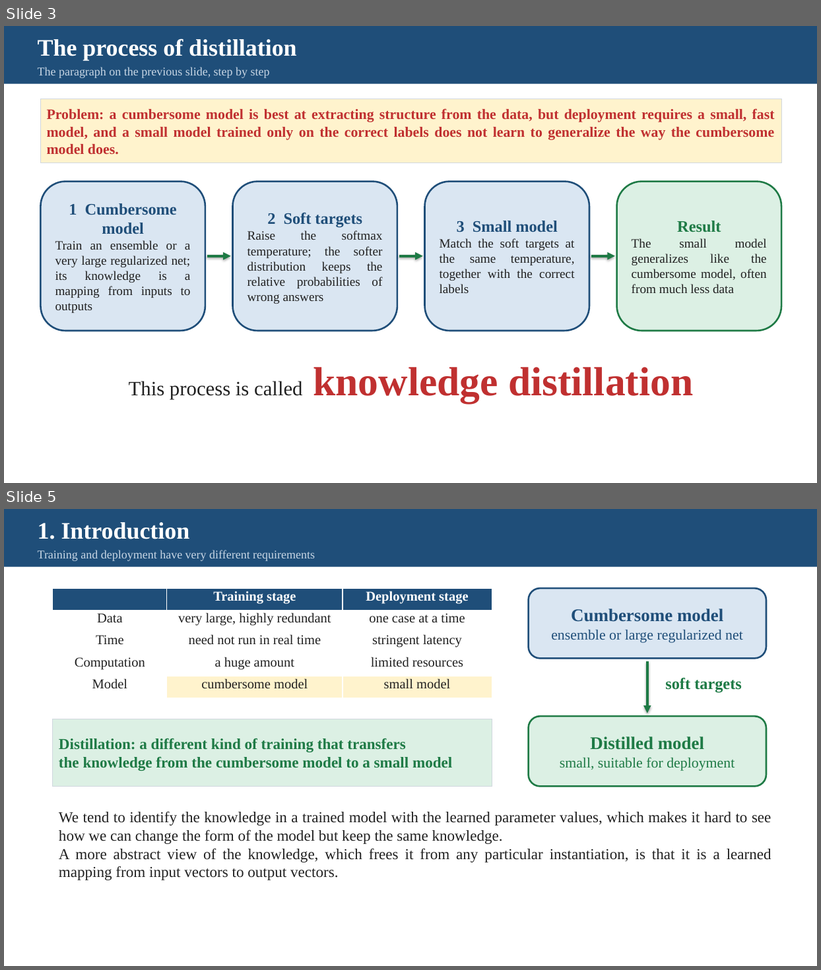
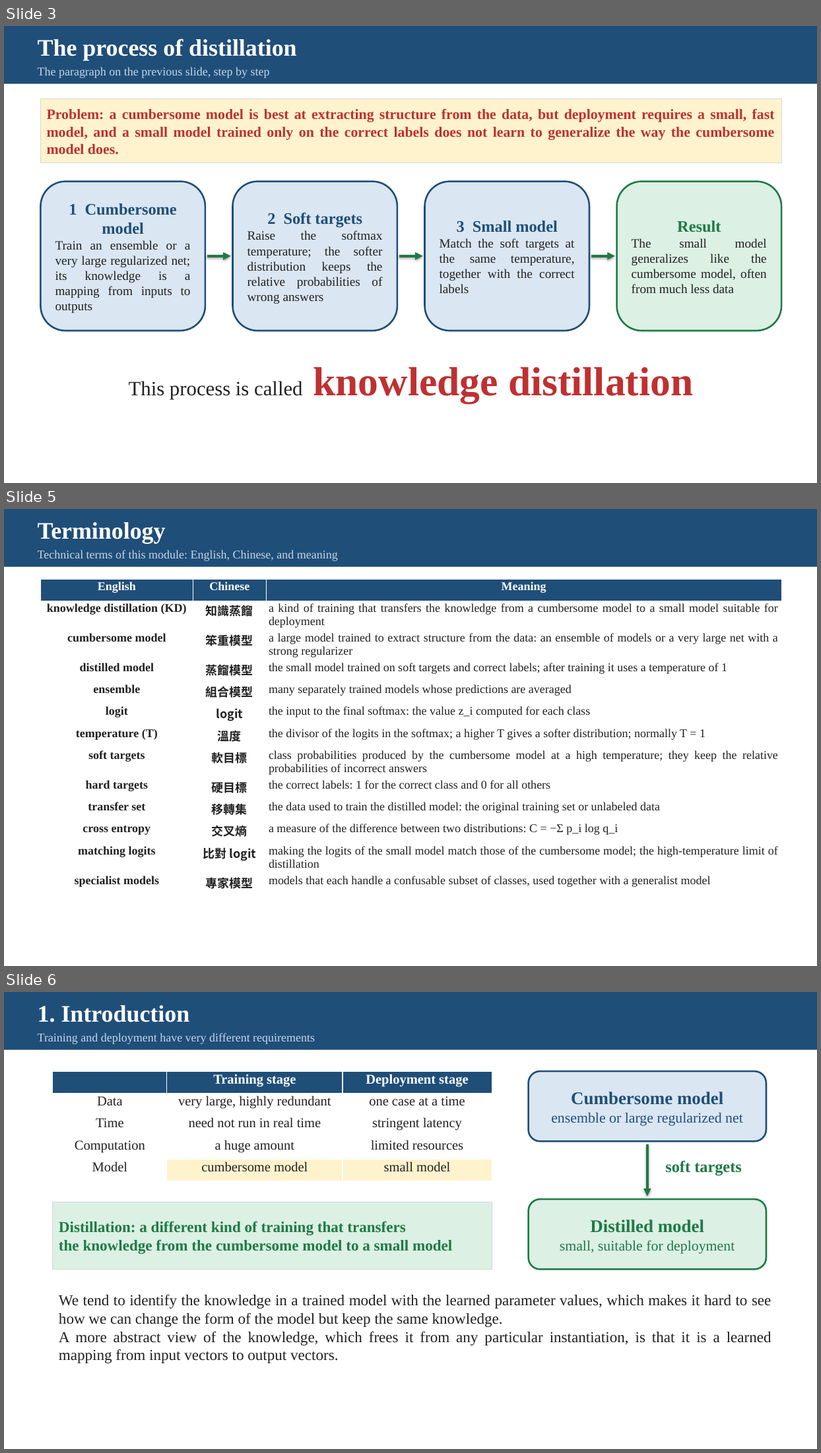
Before and after one commit to pychang-ai/115-1_DLMA, a slide deck: topics/knowledge-distillation/Knowledge_Distillation_slides_EN.pptx. Shown one above the other, each under a label of ours: slides 3 and 5 before the commit, slides 3, 5 and 6 after it; the slides between them are not shown. The pictures are 821x970 and 821x1453 pixels, drawn with LibreOffice and Linux fonts; fonts in the diff are those of the drawing. Boxes give left, top, right and bottom in pixels: in the first picture for what was removed or moved away, otherwise in the second. Text is boxed around its words. In the diff, an @@ line names an element or a change of style, - is before the commit and + after.

```diff
--- a/topics/knowledge-distillation/Knowledge_Distillation_slides_EN.pptx
+++ b/topics/knowledge-distillation/Knowledge_Distillation_slides_EN.pptx
@@ slide 5 added at (4, 509, 817, 966), background #FFFFFF @@
@@ rectangle added at (4, 509, 817, 567), fill #1F4E79 @@
@@ text added at (38, 522, 166, 544), 28 pt, text #FFFFFF, bold @@
+Terminology
@@ text added at (38, 550, 338, 561), 14 pt, text #C7D6E5 @@
+Technical terms of this module: English, Chinese, and meaning
@@ table added at (40, 579, 781, 892), 13 rows, 3 columns @@
+English | Chinese | Meaning
+knowledge distillation (KD) | 知識蒸餾 | a kind of training that transfers the knowledge from a cumbersome model to a small model suitable for deployment
+cumbersome model | 笨重模型 | a large model trained to extract structure from the data: an ensemble of models or a very large net with a strong regularizer
+distilled model | 蒸餾模型 | the small model trained on soft targets and correct labels; after training it uses a temperature of 1
+ensemble | 組合模型 | many separately trained models whose predictions are averaged
+logit | logit | the input to the final softmax: the value z_i computed for each class
+temperature (T) | 溫度 | the divisor of the logits in the softmax; a higher T gives a softer distribution; normally T = 1
+soft targets | 軟目標 | class probabilities produced by the cumbersome model at a high temperature; they keep the relative probabilities of incorrect answers
+hard targets | 硬目標 | the correct labels: 1 for the correct class and 0 for all others
+transfer set | 移轉集 | the data used to train the distilled model: the original training set or unlabeled data
+cross entropy | 交叉熵 | a measure of the difference between two distributions: C = −Σ p_i log q_i
+matching logits | 比對 logit | making the logits of the small model match those of the cumbersome model; the high-temperature limit of distillation
+specialist models | 專家模型 | models that each handle a confusable subset of classes, used together with a generalist model
@@ what was slide 5 is now slide 6 @@
```
Also in this commit, not shown: 4 slides changed, 1 other file.
